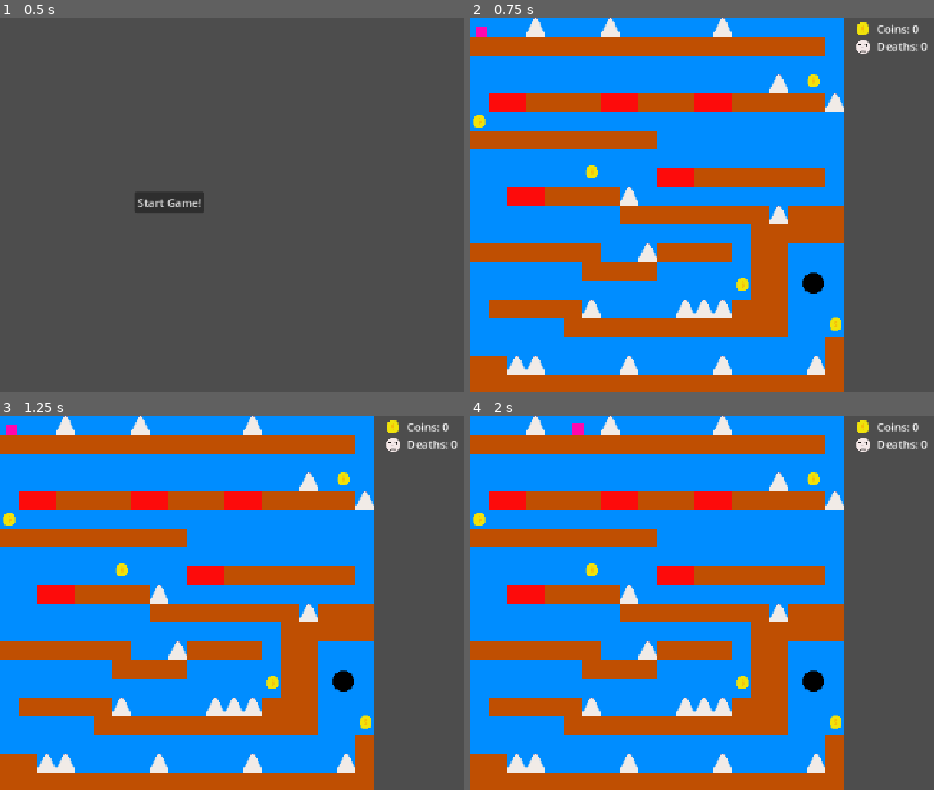
Above: before the commit, frames 1-4 (two rows, left to right).
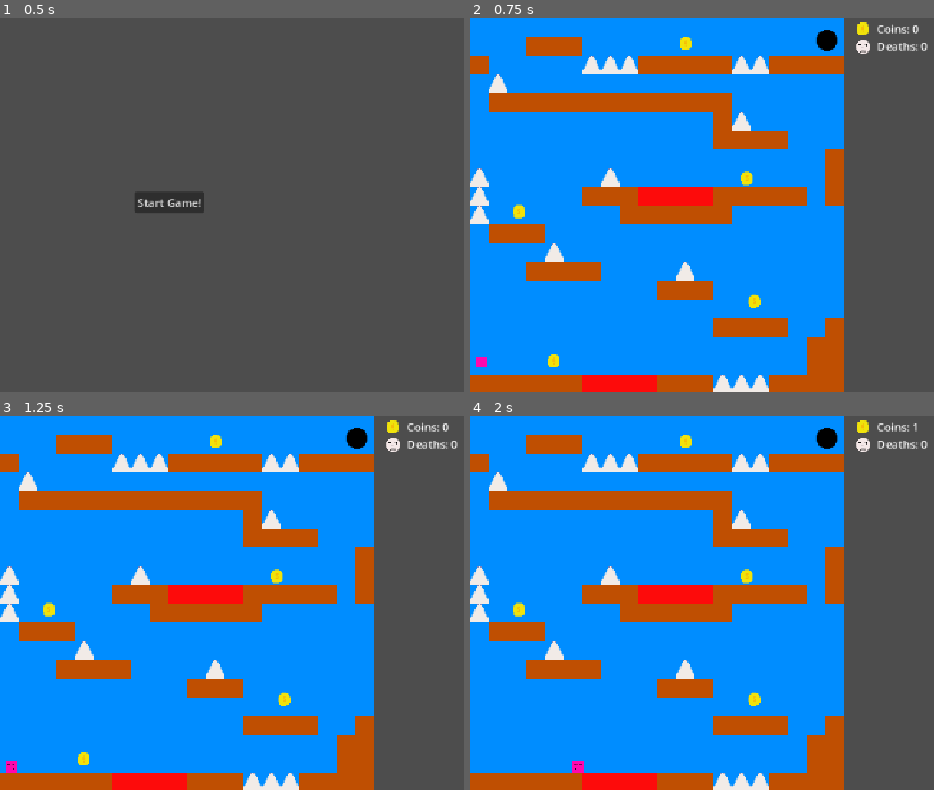
Above: after the commit, the same moments.

Repository: Niesbert/GodotCubeRunner
Game: Godot game, scene res://Scenes/start_screen.tscn
Two runs of this game, one before a commit and one after it. Both use one fixed random seed, a clock stepped at 60 frames per second and the inputs below.
Inputs:
- Up to frame 1 (0.5 s): no input
- Up to frame 2 (0.75 s): click "Start Game!" at 0.5 s
- Up to frame 3 (1.25 s): no input
- Up to frame 4 (2 s): tap Enter (ui_accept) at 1.25, 1.52 s; hold Right (ui_right) from 1.28 s (still down)

Frame 1 is identical in both runs. In frame 2, 34% of the frame differs, in the area x 0-81%, y 0-100%; in frame 3, 34%; in frame 4, 34%, in the area x 0-97%, y 0-100%.

Commit message:
Same as before but changed starting level to 1 instead of 2.

Diff:
--- a/Scripts/GameManager.gd
+++ b/Scripts/GameManager.gd
@@ -1,5 +1,5 @@
 extends Node
-var currentLevel = 2
+var currentLevel = 1
 var LevelPath = "res://Scenes/Levels/Levels/"
 var coinsCollected = 0
 var respawn_point: Vector2 = Vector2.ZERO
